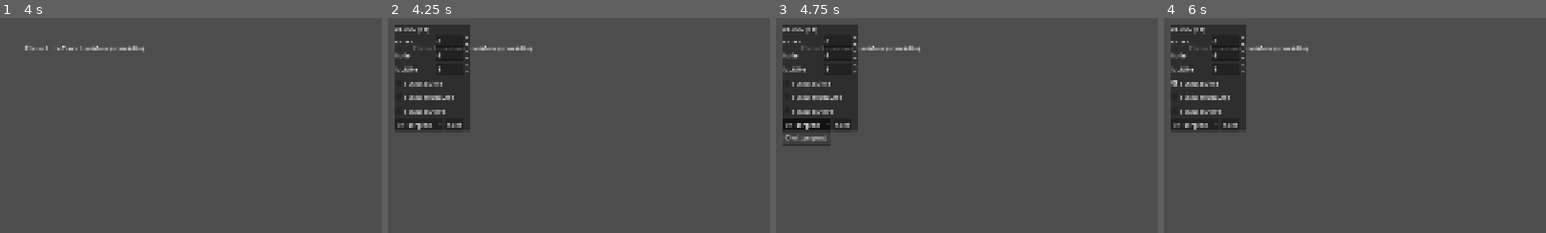
Above: before the commit, frames 1-4 (left to right).
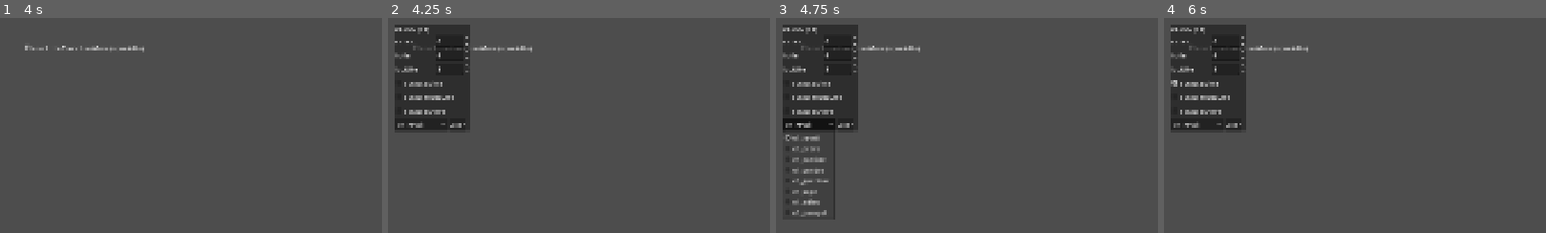
Above: after the commit, the same moments.

Repository: Mazklaus/le-dernier-pli
Game: Godot game, scene res://scenes/titre/titre.tscn
Same seed, same stepped clock (60 frames per second), same inputs: the game is played once before the commit and once after it.
Inputs (mouse positions are % of the whole screen's width and height, from its top left):
- Up to frame 1 (4 s): tap Enter (ui_accept) at 0.5, 0.77, 1.25, 2, 2.75, 3.5, 3.77 s; move the mouse to (72, 45) at 0.52 s; press the mouse at (72, 45) at 0.53 s; release the mouse at (72, 45) at 1.25 s; drag from (30, 55) to (45, 70) at 1.27 s; move the mouse to (60, 28) at 2.02 s; hold Shift 2.03-2.75 s; click (60, 28) at 2.17 s; drag from (45, 70) to (20, 35) at 2.77 s; move the mouse to (80, 65) at 3.52 s; tap Ctrl at 3.6 s; click (80, 65) at 3.67 s
- Up to frame 2 (4.25 s): tap F1 (debug_menu) at 4.15 s
- Up to frame 3 (4.75 s): click (4, 25) at 4.25 s, where only the run before the commit has a clickable "e1_sergent"
- Up to frame 4 (6 s): click (4, 25) at 5 s, where only the run after the commit has a clickable "e1_reveil"; click "sceau_abime" at 5.75 s
The pictures show only the part of the screen within x 0-50%, y 0-50%; the shares and areas given below are measured in that part.

Frame 1 is identical in both runs. In frame 2, 0.2% of the frame differs, in the area x 5-21%, y 48-52%; in frame 3, 1.2%, in the area x 2-21%, y 48-94%; in frame 4, 0.2%.

Commit message:
Fusionne les shaders en une passe unique et préserve rouge et accent
Une seule copie d'écran par image (ecran_gravure.gdshader). Rouge exact
à toutes les étapes, sans grain ; couleur d'accent des étapes 5 et 6
préservée ; grain réduit d'un tiers sur papier foncé. PapierEtapes
déplacé dans scripts/rendu/. Vrais identifiants de rencontre de l'étape 1
dans le menu de débogage.

Co-Authored-By: Claude Opus 5.5 <noreply@anthropic.com>
Claude-Session: https://claude.ai/code/session_011WbKxDKs4E66C3p7jDXuAA

Diff:
--- a/debug/debug_menu.gd
+++ b/debug/debug_menu.gd
@@ -13,7 +13,10 @@
 #   SceneRouter : périmètre Lead Prog, fonction de saut encore à confirmer.
 const GAUGES: Array[StringName] = [&"vivres", &"huile", &"lucidite"]
 const SEAL_FLAGS: Array[StringName] = [&"sceau_abime", &"sceau_rechauffe", &"sceau_ouvert"]
-const ENCOUNTERS: Array[StringName] = [&"e1_sergent"]  # à remplir (Level Designer)
+const ENCOUNTERS: Array[StringName] = [
+	&"e1_reveil", &"e1_ordre", &"e1_cantine", &"e1_cendre",
+	&"e1_guetteur", &"e1_sape", &"e1_adieu", &"e1_parapet",
+]  # Level Designer, étape 1
 
 
 func _get_gauge(id: StringName) -> int:
--- a/shaders/papier_etapes.gd
+++ b/scripts/rendu/papier_etapes.gd
@@ -1,5 +1,7 @@
-## Valeurs du shader papier pour les 7 étapes (planche de style du DA, section VI).
+## Valeurs du shader ecran_gravure pour les 7 étapes (planche de style du DA, section VI).
 ## Usage : PapierEtapes.appliquer(materiau_papier, GameState.etape)
+## Grain réduit d'un tiers sur papier foncé (étapes 5 et 6), demande du DA.
+## "accent" : seconde couleur préservée (étapes 5 à 7), absente avant.
 class_name PapierEtapes
 extends RefCounted
 
@@ -8,8 +10,8 @@
 	2: {"papier": Color("#D9D8CF"), "encre": Color("#15130F"), "grain": 0.06},  # No Man's Land
 	3: {"papier": Color("#E3D9BF"), "encre": Color("#15130F"), "grain": 0.04},  # Village aux cloches muettes
 	4: {"papier": Color("#DED3BD"), "encre": Color("#15130F"), "grain": 0.07},  # Hôpital des Recousus
-	5: {"papier": Color("#2A2721"), "encre": Color("#E8E5DA"), "grain": 0.08},  # Forêt de Croix (inversion)
-	6: {"papier": Color("#15130F"), "encre": Color("#E8E5DA"), "grain": 0.09},  # Cathédrale enterrée
+	5: {"papier": Color("#2A2721"), "encre": Color("#E8E5DA"), "grain": 0.053, "accent": Color("#B08A3E")},  # Forêt de Croix (inversion)
+	6: {"papier": Color("#15130F"), "encre": Color("#E8E5DA"), "grain": 0.06, "accent": Color("#5F7F72")},  # Cathédrale enterrée
 	7: {"papier": Color("#F7F6F1"), "encre": Color("#15130F"), "grain": 0.02},  # Le Destinataire
 }
 
@@ -19,3 +21,6 @@
 	materiau.set_shader_parameter(&"couleur_papier", v["papier"])
 	materiau.set_shader_parameter(&"couleur_encre", v["encre"])
 	materiau.set_shader_parameter(&"grain", v["grain"])
+	materiau.set_shader_parameter(&"accent_actif", v.has("accent"))
+	if v.has("accent"):
+		materiau.set_shader_parameter(&"couleur_accent", v["accent"])
--- /dev/null
+++ b/shaders/ecran_gravure.gdshader
@@ -0,0 +1,96 @@
+// Écran gravure : UNE seule passe plein écran (une seule copie d'écran par
+// image, important sur WebGL2 bas de gamme) qui fait, dans l'ordre :
+//   1. le trait tremblé : UV déformé par un bruit, 3 variantes à 6 images/s ;
+//   2. un seul échantillonnage de l'écran à cet UV ;
+//   3. le remappage papier/encre de l'étape (inversion possible) et le grain ;
+//   4. le rouge et la couleur d'accent, préservés exactement (sans grain).
+// À poser sur un ColorRect plein écran dans un CanvasLayer au-dessus du monde
+// et sous l'interface. Compatible renderer Compatibility (GLES3 / WebGL2).
+// Valeurs par étape : scripts/rendu/papier_etapes.gd.
+shader_type canvas_item;
+
+uniform sampler2D ecran : hint_screen_texture, filter_linear;
+
+group_uniforms trait_tremble;
+// Amplitude en pixels écran à 1080p. 1.5 = repos ; monter quand la Lucidité baisse.
+uniform float amplitude_px : hint_range(0.0, 12.0) = 1.5;
+// Taille des ondulations, en pixels à 1080p.
+uniform float echelle_px : hint_range(4.0, 200.0) = 38.0;
+uniform float images_par_seconde : hint_range(1.0, 24.0) = 6.0;
+uniform int variantes : hint_range(1, 8) = 3;
+
+group_uniforms papier;
+uniform vec4 couleur_papier : source_color = vec4(0.910, 0.898, 0.855, 1.0); // #E8E5DA
+uniform vec4 couleur_encre : source_color = vec4(0.082, 0.075, 0.059, 1.0);  // #15130F
+uniform float grain : hint_range(0.0, 0.3) = 0.05;
+// Taille du grain en pixels à 1080p.
+uniform float taille_grain_px : hint_range(1.0, 8.0) = 1.5;
+// Le grain ne change que quelques fois par seconde : papier, pas pellicule.
+uniform float grain_par_seconde : hint_range(0.0, 24.0) = 6.0;
+
+group_uniforms rouge;
+// Reste exactement cette couleur à toutes les étapes (règle du Game Director).
+uniform vec4 couleur_rouge : source_color = vec4(0.608, 0.110, 0.110, 1.0);  // #9B1C1C
+// Seuil de détection du rouge (r - max(g, b)).
+uniform float seuil_rouge : hint_range(0.0, 1.0) = 0.18;
+// 0 = rouge normal, 1 = rouge effacé (devient encre), pour les effets de Lucidité.
+uniform float rouge_efface : hint_range(0.0, 1.0) = 0.0;
+
+group_uniforms accent;
+// Seconde couleur des étapes 5 à 7 (ocre de cire, vert-de-gris), préservée
+// exactement comme le rouge. Détectée par proximité avec la couleur exacte.
+uniform bool accent_actif = false;
+uniform vec4 couleur_accent : source_color = vec4(0.690, 0.541, 0.243, 1.0); // #B08A3E
+uniform float tolerance_accent : hint_range(0.0, 0.5) = 0.12;
+group_uniforms;
+
+const vec3 LUMA = vec3(0.299, 0.587, 0.114);
+const vec3 ENCRE_REF = vec3(0.082, 0.075, 0.059);  // encre des assets
+const vec3 PAPIER_REF = vec3(0.910, 0.898, 0.855); // papier des assets
+
+float hash(vec2 p) {
+	p = fract(p * vec2(123.34, 456.21));
+	p += dot(p, p + 45.32);
+	return fract(p.x * p.y);
+}
+
+float bruit(vec2 p) {
+	vec2 i = floor(p);
+	vec2 f = fract(p);
+	vec2 u = f * f * (3.0 - 2.0 * f);
+	return mix(mix(hash(i), hash(i + vec2(1.0, 0.0)), u.x),
+			mix(hash(i + vec2(0.0, 1.0)), hash(i + vec2(1.0, 1.0)), u.x), u.y);
+}
+
+void fragment() {
+	vec2 taille_ecran = 1.0 / SCREEN_PIXEL_SIZE;
+	float k = taille_ecran.y / 1080.0; // identique quelle que soit la résolution
+
+	// 1. Trait tremblé.
+	float image = mod(floor(TIME * images_par_seconde), float(variantes));
+	vec2 graine = vec2(image * 17.3, image * 31.7);
+	vec2 p = SCREEN_UV * taille_ecran / (echelle_px * k) + graine;
+	vec2 d = vec2(bruit(p), bruit(p + vec2(5.2, 1.3))) * 2.0 - 1.0;
+	vec2 uv = SCREEN_UV + d * amplitude_px * k * SCREEN_PIXEL_SIZE;
+
+	// 2. Un seul échantillonnage.
+	vec3 src = texture(ecran, uv).rgb;
+
+	// 3. Remappage papier/encre et grain.
+	float t = clamp((dot(src, LUMA) - dot(ENCRE_REF, LUMA))
+			/ (dot(PAPIER_REF, LUMA) - dot(ENCRE_REF, LUMA)), 0.0, 1.0);
+	vec3 c = mix(couleur_encre.rgb, couleur_papier.rgb, t);
+	float pas = floor(TIME * grain_par_seconde);
+	c += (hash(floor(SCREEN_UV * taille_ecran / (taille_grain_px * k)) + pas * 7.13) - 0.5) * grain;
+
+	// 4. Rouge et accent, exacts.
+	float rougeur = smoothstep(seuil_rouge, seuil_rouge + 0.12, src.r - max(src.g, src.b));
+	c = mix(c, mix(couleur_rouge.rgb, couleur_encre.rgb, rouge_efface), rougeur);
+	if (accent_actif) {
+		float proche = 1.0 - smoothstep(tolerance_accent * 0.5, tolerance_accent,
+				distance(src, couleur_accent.rgb));
+		c = mix(c, couleur_accent.rgb, proche);
+	}
+
+	COLOR = vec4(c, 1.0);
+}
--- a/shaders/papier.gdshader
+++ /dev/null
@@ -1,50 +0,0 @@
-// Papier par étape : remappe la scène (dessinée en encre #15130F sur papier
-// #E8E5DA) vers le papier et l'encre de l'étape, ajoute le grain, et laisse
-// passer le rouge intact. À poser sur un ColorRect plein écran, dans un
-// CanvasLayer AU-DESSUS du trait tremblé et SOUS l'interface.
-// Compatible renderer Compatibility (GLES3 / WebGL2).
-shader_type canvas_item;
-
-uniform sampler2D ecran : hint_screen_texture, filter_linear;
-uniform vec4 couleur_papier : source_color = vec4(0.910, 0.898, 0.855, 1.0); // #E8E5DA
-uniform vec4 couleur_encre : source_color = vec4(0.082, 0.075, 0.059, 1.0);  // #15130F
-uniform vec4 couleur_rouge : source_color = vec4(0.608, 0.110, 0.110, 1.0);  // #9B1C1C
-// Seuil de détection du rouge (r - max(g, b)).
-uniform float seuil_rouge : hint_range(0.0, 1.0) = 0.18;
-// 0 = rouge normal, 1 = rouge effacé (devient encre), pour les effets de Lucidité.
-uniform float rouge_efface : hint_range(0.0, 1.0) = 0.0;
-uniform float grain : hint_range(0.0, 0.3) = 0.06;
-// Taille du grain en pixels à 1080p.
-uniform float taille_grain_px : hint_range(1.0, 8.0) = 1.5;
-// Le grain ne change que quelques fois par seconde : papier, pas pellicule.
-uniform float grain_par_seconde : hint_range(0.0, 24.0) = 6.0;
-
-float hash(vec2 p) {
-	p = fract(p * vec2(123.34, 456.21));
-	p += dot(p, p + 45.32);
-	return fract(p.x * p.y);
-}
-
-void fragment() {
-	vec3 src = texture(ecran, SCREEN_UV).rgb;
-	// Position de chaque pixel entre l'encre de référence (0) et le papier de référence (1).
-	const vec3 ENCRE_REF = vec3(0.082, 0.075, 0.059);
-	const vec3 PAPIER_REF = vec3(0.910, 0.898, 0.855);
-	float l = dot(src, vec3(0.299, 0.587, 0.114));
-	float l_encre = dot(ENCRE_REF, vec3(0.299, 0.587, 0.114));
-	float l_papier = dot(PAPIER_REF, vec3(0.299, 0.587, 0.114));
-	float t = clamp((l - l_encre) / (l_papier - l_encre), 0.0, 1.0);
-	vec3 remappe = mix(couleur_encre.rgb, couleur_papier.rgb, t);
-
-	// Le rouge garde sa couleur (sauf si on l'efface).
-	float rougeur = smoothstep(seuil_rouge, seuil_rouge + 0.12, src.r - max(src.g, src.b));
-	vec3 rouge = mix(couleur_rouge.rgb, couleur_encre.rgb, rouge_efface);
-	vec3 c = mix(remappe, rouge, rougeur);
-
-	vec2 taille_ecran = 1.0 / SCREEN_PIXEL_SIZE;
-	float k = taille_ecran.y / 1080.0;
-	float pas = floor(TIME * grain_par_seconde);
-	float n = hash(floor(SCREEN_UV * taille_ecran / (taille_grain_px * k)) + pas * 7.13) - 0.5;
-	c += n * grain;
-	COLOR = vec4(c, 1.0);
-}
--- a/shaders/trait_tremble.gdshader
+++ /dev/null
@@ -1,41 +0,0 @@
-// Trait tremblé : déformation plein écran façon gravure qui vibre.
-// À poser sur un ColorRect plein écran dans un CanvasLayer placé AU-DESSUS du
-// monde et SOUS l'interface (l'UI ne doit pas trembler).
-// Compatible renderer Compatibility (GLES3 / WebGL2).
-// 3 variantes de bruit qui tournent à `images_par_seconde` (6 par défaut),
-// comme les 3 dessins d'une animation "boiling line".
-shader_type canvas_item;
-
-uniform sampler2D ecran : hint_screen_texture, filter_linear;
-// Amplitude en pixels écran à 1080p. 1.5 = repos ; monter quand la Lucidité baisse.
-uniform float amplitude_px : hint_range(0.0, 12.0) = 1.5;
-// Taille des ondulations, en pixels à 1080p.
-uniform float echelle_px : hint_range(4.0, 200.0) = 38.0;
-uniform float images_par_seconde : hint_range(1.0, 24.0) = 6.0;
-uniform int variantes : hint_range(1, 8) = 3;
-
-float hash(vec2 p) {
-	p = fract(p * vec2(123.34, 456.21));
-	p += dot(p, p + 45.32);
-	return fract(p.x * p.y);
-}
-
-float bruit(vec2 p) {
-	vec2 i = floor(p);
-	vec2 f = fract(p);
-	vec2 u = f * f * (3.0 - 2.0 * f);
-	return mix(mix(hash(i), hash(i + vec2(1.0, 0.0)), u.x),
-			mix(hash(i + vec2(0.0, 1.0)), hash(i + vec2(1.0, 1.0)), u.x), u.y);
-}
-
-void fragment() {
-	vec2 taille_ecran = 1.0 / SCREEN_PIXEL_SIZE;
-	// Facteur d'échelle pour que l'effet soit identique quelle que soit la résolution.
-	float k = taille_ecran.y / 1080.0;
-	float image = mod(floor(TIME * images_par_seconde), float(variantes));
-	vec2 graine = vec2(image * 17.3, image * 31.7);
-	vec2 p = SCREEN_UV * taille_ecran / (echelle_px * k) + graine;
-	vec2 d = vec2(bruit(p), bruit(p + vec2(5.2, 1.3))) * 2.0 - 1.0;
-	vec2 uv = SCREEN_UV + d * amplitude_px * k * SCREEN_PIXEL_SIZE;
-	COLOR = texture(ecran, uv);
-}
--- a/tests/unit/test_papier_etapes.gd
+++ b/tests/unit/test_papier_etapes.gd
@@ -1,12 +1,12 @@
 extends GutTest
 ## Valeurs du shader papier par étape (planche de style du DA, section VI).
 
-const SHADER_PAPIER: Shader = preload("res://shaders/papier.gdshader")
+const SHADER_GRAVURE: Shader = preload("res://shaders/ecran_gravure.gdshader")
 
 
 func _materiau() -> ShaderMaterial:
 	var m := ShaderMaterial.new()
-	m.shader = SHADER_PAPIER
+	m.shader = SHADER_GRAVURE
 	return m
 
 
@@ -34,3 +34,20 @@
 	var m := _materiau()
 	PapierEtapes.appliquer(m, 12)
 	assert_eq(m.get_shader_parameter(&"couleur_papier"), Color("#F7F6F1"))
+
+
+func test_accent_seulement_aux_etapes_5_a_7() -> void:
+	var m := _materiau()
+	PapierEtapes.appliquer(m, 1)
+	assert_false(m.get_shader_parameter(&"accent_actif"))
+	PapierEtapes.appliquer(m, 6)
+	assert_true(m.get_shader_parameter(&"accent_actif"))
+	assert_eq(m.get_shader_parameter(&"couleur_accent"), Color("#5F7F72"))
+	PapierEtapes.appliquer(m, 1)
+	assert_false(m.get_shader_parameter(&"accent_actif"))
+
+
+func test_grain_reduit_sur_papier_fonce() -> void:
+	for etape: int in [5, 6]:
+		var fonce: float = PapierEtapes.ETAPES[etape]["grain"]
+		assert_lt(fonce, 0.08, "étape %d" % etape)
Renamed: shaders/papier_etapes.gd.uid -> scripts/rendu/papier_etapes.gd.uid
Not shown, added: shaders/ecran_gravure.gdshader.uid
Not shown, removed: shaders/papier.gdshader.uid
Not shown, removed: shaders/trait_tremble.gdshader.uid
